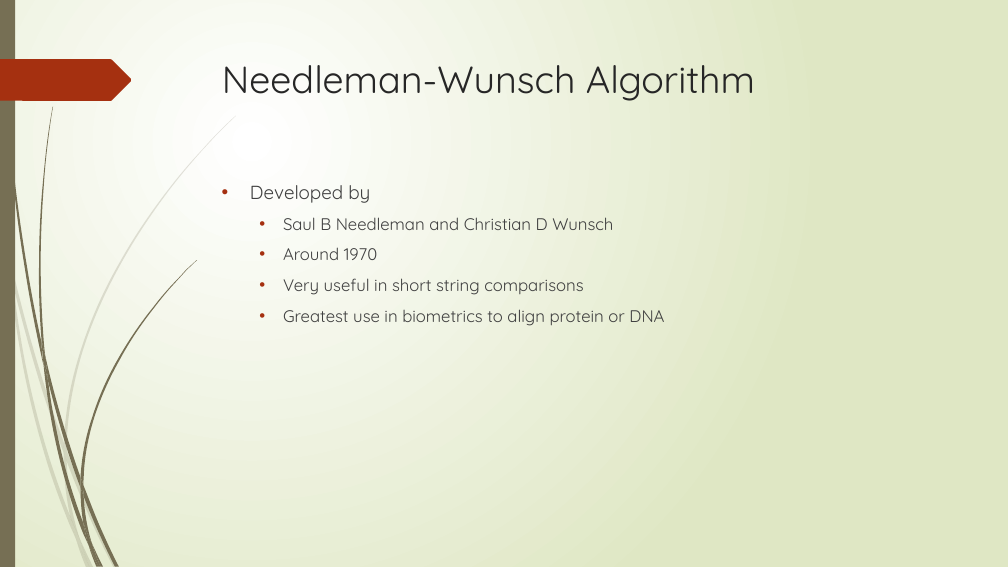
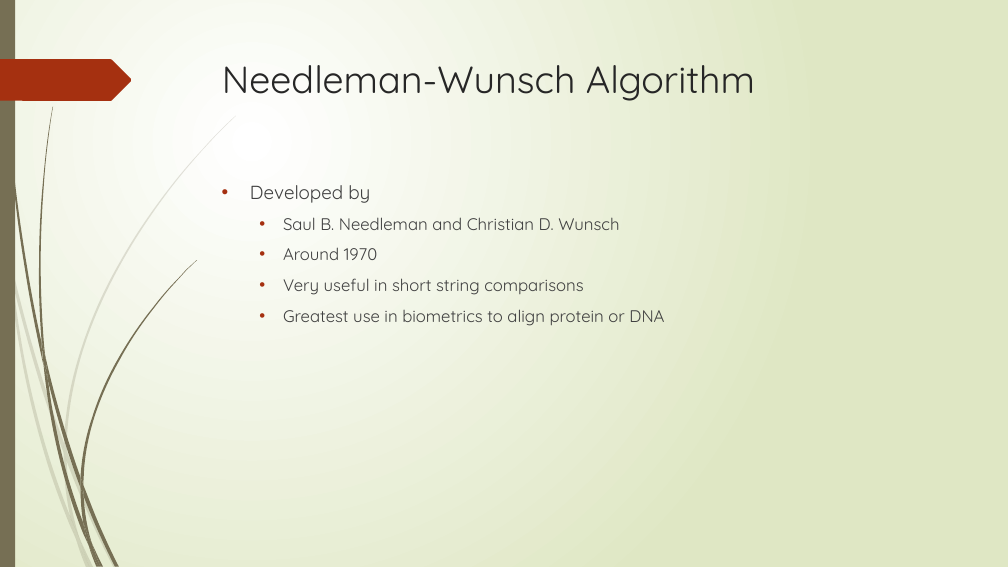
Before and after one commit to AthensStateComputerScience/DigitalHumanities, a slide deck: slide 12 of PowerPoint/Digital Humanities.pptx. Drawn at 1008x567 pixels with LibreOffice and Linux fonts; fonts in the diff are those of the drawing. Boxes give left, top, right and bottom in pixels: in the first picture for what was removed or moved away, otherwise in the second. Text is boxed around its words. In the diff, an @@ line names an element or a change of style, - is before the commit and + after.

```diff
--- a/PowerPoint/Digital Humanities.pptx
+++ b/PowerPoint/Digital Humanities.pptx
@@ text at bbox=[283, 217, 619, 230]: text changed @@
-  • Saul B Needleman and Christian D Wunsch
+  • Saul B. Needleman and Christian D. Wunsch
```
Also in this commit, not shown: 1 other slide changed, 1 other file.
